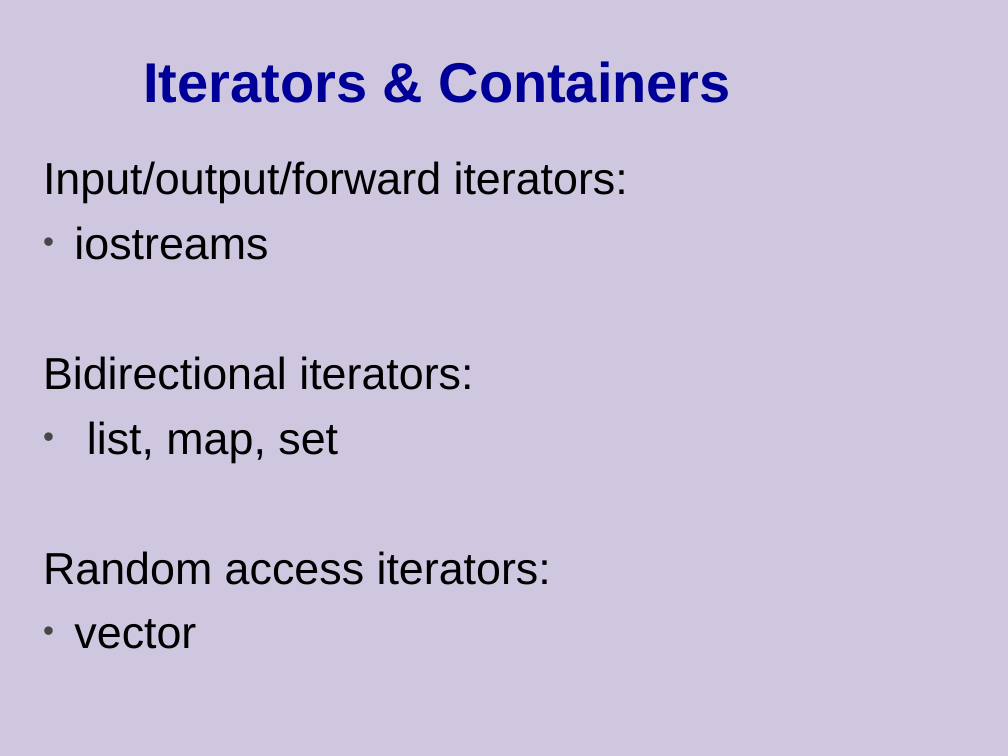
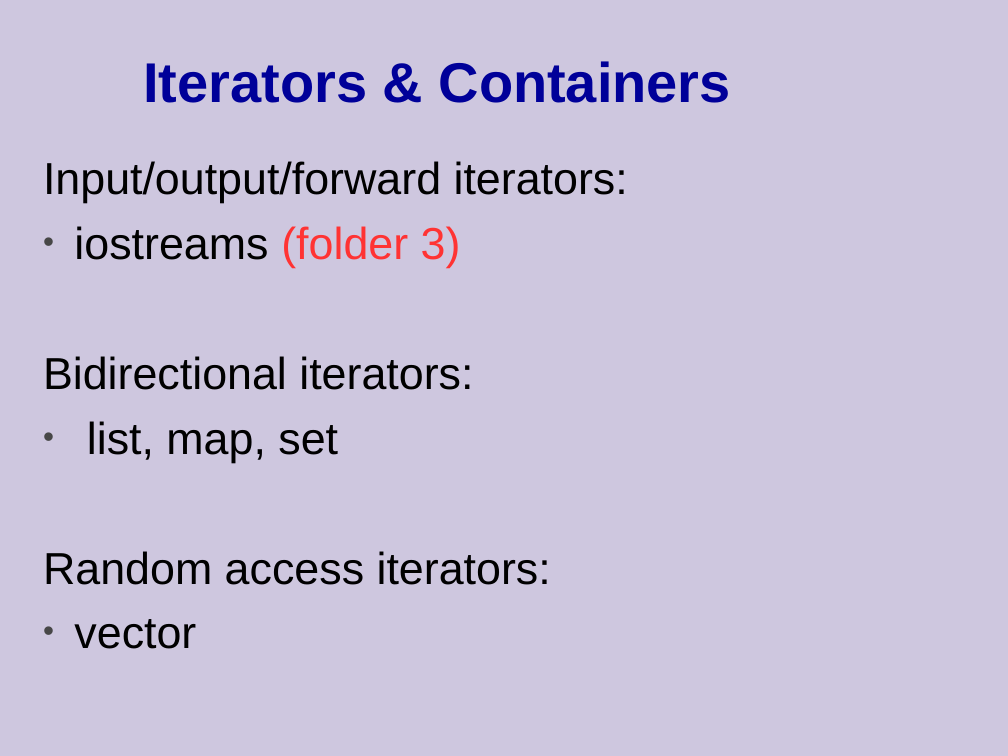
Before and after one commit to cpp-at-ariel/cpp-5778, a slide deck: slide 57 of week10-stl/slides-1-stl.odp (slide 58 before the commit). Drawn at 1008x756 pixels with LibreOffice and Linux fonts; fonts in the diff are those of the drawing. Boxes give left, top, right and bottom in pixels: in the first picture for what was removed or moved away, otherwise in the second. Text is boxed around its words. In the diff, an @@ line names an element or a change of style, - is before the commit and + after.

```diff
--- a/week10-stl/slides-1-stl.odp
+++ b/week10-stl/slides-1-stl.odp
@@ text at <box>74,226,461,268</box>: text changed @@
-• iostreams
+• iostreams (folder 3)
```
Also in this commit, not shown: 1 other slide changed, 1 slide removed, 13 other files.
